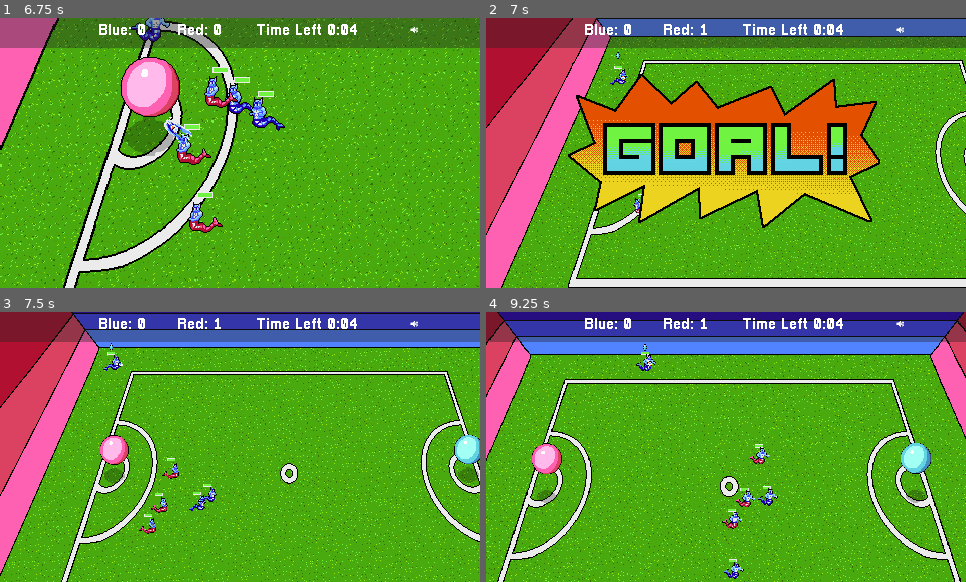
Above: before the commit, frames 1-4 (two rows, left to right).
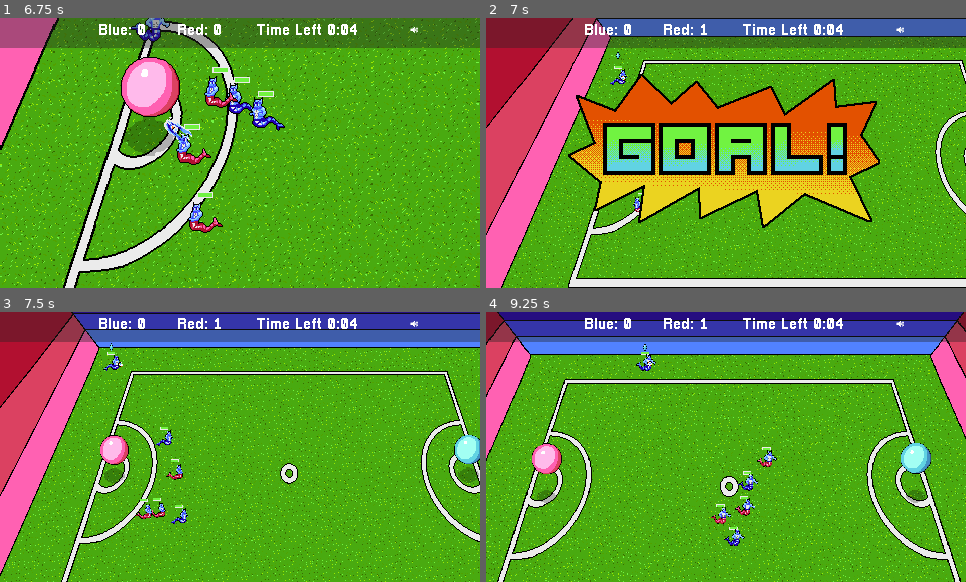
Above: after the commit, the same moments.

Repository: gamkedo-la/Elementaball
Game: Godot game, scene res://UI/StartMenu.tscn
Two runs of this game, one before a commit and one after it. Both use one fixed random seed, a clock stepped at 60 frames per second and the inputs below.
Inputs (mouse positions are in pixels of both pictures, inside the frame that each line leads up to):
- Up to frame 1 (6.75 s): click "New Game" at 0.5 s; click "Next" at 1.25 s; click "Start" at 2 s; move the mouse to (316, 34) at 2.77 s; hold T (time_hack) 2.78-3.53 s; hold Up (ui_up) 2.78-4.28 s; move the mouse to (384, 193) at 3.52 s; tap T (time_hack) at 3.6, 5.1, 6.6 s; move the mouse to (96, 112) at 4.27 s; hold T (time_hack) 4.28-5.03 s; hold Left (ui_left) 4.28-5.78 s; move the mouse to (264, 153) at 5.02 s; move the mouse to (168, 85) at 5.77 s; hold Down (ui_down) 5.78-6.53 s; hold T (time_hack) 5.78-6.53 s; move the mouse to (345, 139) at 6.52 s; hold Right (ui_right) from 6.53 s (still down)
- Up to frame 2 (7 s): keep holding Right (ui_right)
- Up to frame 3 (7.5 s): move the mouse to (144, 460) at 7.27 s; release Right (ui_right) at 7.28 s; hold Up (ui_up) from 7.28 s (still down); hold T (time_hack) from 7.28 s (still down)
- Up to frame 4 (9.25 s): move the mouse to (774, 387) at 8.02 s; release Up (ui_up) at 8.03 s; release T (time_hack) at 8.03 s; hold Right (ui_right) from 8.03 s (still down); tap T (time_hack) at 8.1 s; move the mouse to (702, 501) at 8.77 s; hold T (time_hack) from 8.78 s (still down)

Frame 1 is identical in both runs. In frame 2, less than 0.1% of the frame differs, in the area x 30-33%, y 64-73%; in frame 3, 0.9%; in frame 4, 1.2%, in the area x 46-61%, y 48-99%.

Commit message:
Players no longer get trapped off field during throw-ins

Diff:
--- a/Field and Equipment/Ball.gd
+++ b/Field and Equipment/Ball.gd
@@ -416,6 +416,7 @@
 func _on_Boundary_Line_body_exited(body):
 	if not outOfBounds:
 		if body.is_in_group("all_players") and body.inPossession:
+			body.offField = true
 			out_of_bounds()
 		elif body.is_in_group("all_players") and body.offField == false:
 			body.offField = true
--- a/Players/AIPlayer.gd
+++ b/Players/AIPlayer.gd
@@ -139,6 +139,7 @@
 				#move self to throw in point
 				self.position = throwInPoint
 				destination = throwInPoint
+				offField = true
 				check_and_slide()
 
 				#Enable the boundary so the player can't cross into the field when throwing in
@@ -149,11 +150,6 @@
 
 				if controlling == false:
 					throw_in()
-		elif ball.throwingIn == false:
-			#move self back onto field
-			self.position = defenseZone.position
-			destination = defenseZone.position
-			check_and_slide()
 
 		if controlling == false:
 			if onOffense and throwInPlayer != self:
@@ -331,6 +327,12 @@
 
 		if closestPosition:
 			throwInPoint = closestPosition.position
+
+		if offField and throwInPlayer != self:
+			#move self back onto field
+			self.position = defenseZone.position
+			destination = defenseZone.position
+			check_and_slide()
 
 func intercept():
 	if destination != ball.position and destination != ball.playerInPossession.position:
--- a/UI/health_bar.tscn
+++ b/UI/health_bar.tscn
@@ -104,7 +104,7 @@
 visible = false
 position = Vector2( 7.95325, -17.2452 )
 frames = SubResource( 11 )
-frame = 4
+frame = 2
 playing = true
 
 [node name="StatusAnimations" type="AnimatedSprite" parent="."]
